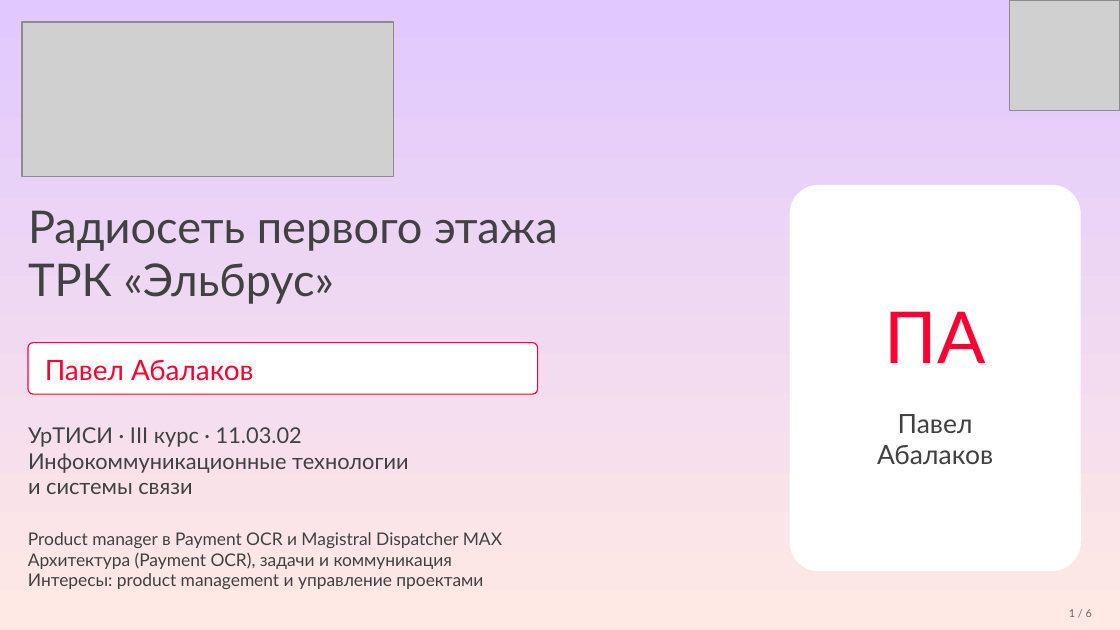
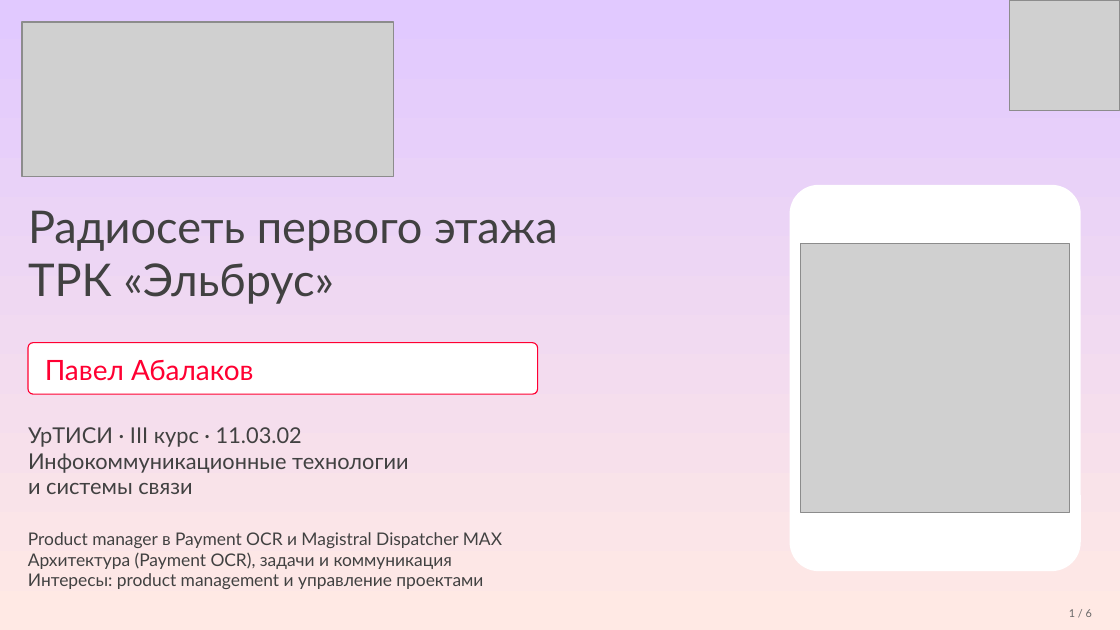
Before and after one commit to abalakovpa/mts-engineer-hack-2026-radio, a slide deck: slide 1 of presentation/defense.pptx. Drawn at 1120x630 pixels with LibreOffice and Linux fonts; fonts in the diff are those of the drawing; grey boxes stand for pictures. Boxes give left, top, right and bottom in pixels: in the first picture for what was removed or moved away, otherwise in the second. Text is boxed around its words. In the diff, an @@ line names an element or a change of style, - is before the commit and + after.

```diff
--- a/presentation/defense.pptx
+++ b/presentation/defense.pptx
@@ picture added at (801,243,1070,512) @@
@@ text removed at (885,311,986,363) @@
-ПА
@@ text removed at (877,414,993,464) @@
-Павел
-Абалаков
```
Also in this commit, not shown: 9 other files.
